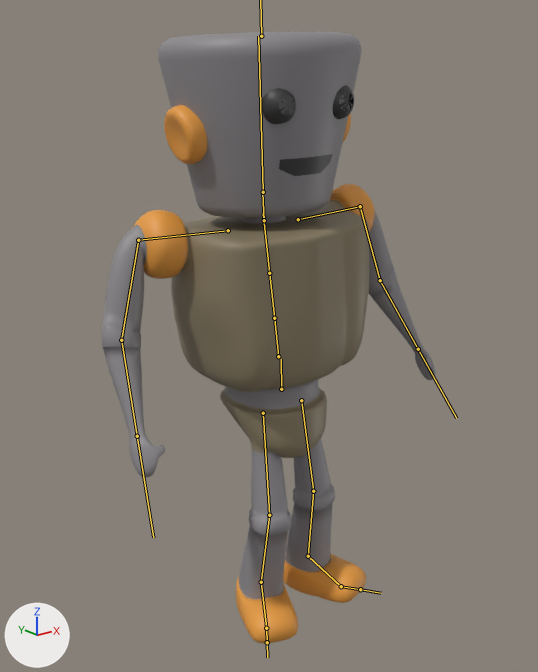
One commit to the FBX model Assets/Animations/hoppa idle.fbx: the scene before it, then after it.
One viewpoint serves both versions: a camera (50 mm lens) standing at (-1.418, -1.642, 1.578) and looking at (-0.057, 0.059, 0.897). Lighting does not change. The marker at lower left points along +X, +Y and +Z. Both versions are drawn at frame 213 of the action 'mixamo.com'; the numbers are the values there. The bones that bend it are drawn over the model as lines.
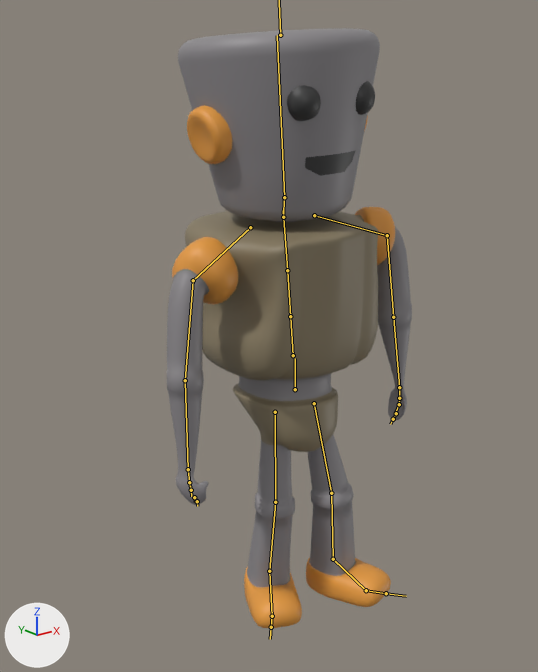
Pixel boxes (x1, y1, x2, y2) of what changed, in the pictures (538 x 672 px):
'Cube', posed (26% narrower): before (102, 32, 436, 644); after (166, 28, 412, 628)
bone 'mixamorig:Hips', root to tip: before (281, 389) to (281, 359); after (295, 389) to (295, 358)
bone 'mixamorig:Spine', root to tip: before (278, 356) to (274, 318); after (293, 355) to (290, 316)
bone 'mixamorig:Spine1', root to tip: before (274, 318) to (269, 273); after (290, 316) to (287, 270)
bone 'mixamorig:Spine2', root to tip: before (269, 273) to (263, 213); after (287, 270) to (283, 210)
bone 'mixamorig:Neck', root to tip: before (264, 220) to (262, 192); after (283, 217) to (284, 197)
bone 'mixamorig:Head', root to tip: before (263, 192) to (258, 36); after (284, 197) to (277, 35)
bone 'mixamorig:LeftShoulder', root to tip: before (298, 219) to (360, 206); after (314, 215) to (387, 235)
bone 'mixamorig:LeftArm', root to tip: before (360, 206) to (380, 280); after (387, 235) to (393, 317)
bone 'mixamorig:LeftForeArm', root to tip: before (380, 280) to (418, 349); after (393, 317) to (399, 387)
bone 'mixamorig:LeftHand', root to tip: before (418, 349) to (456, 418); after (399, 387) to (399, 398)
bone 'mixamorig:RightShoulder', root to tip: before (228, 230) to (138, 240); after (250, 227) to (193, 280)
bone 'mixamorig:RightArm', root to tip: before (138, 240) to (121, 340); after (193, 280) to (185, 380)
bone 'mixamorig:RightForeArm', root to tip: before (121, 340) to (137, 436); after (185, 380) to (188, 469)
bone 'mixamorig:RightHand', root to tip: before (137, 436) to (153, 537); after (188, 469) to (189, 482)
bone 'mixamorig:LeftUpLeg', root to tip: before (301, 400) to (313, 491); after (314, 403) to (331, 493)
bone 'mixamorig:LeftLeg', root to tip: before (313, 491) to (308, 556); after (331, 493) to (333, 559)
bone 'mixamorig:LeftFoot', root to tip: before (308, 556) to (341, 586); after (333, 559) to (366, 590)
bone 'mixamorig:RightUpLeg', root to tip: before (263, 413) to (269, 515); after (275, 412) to (275, 502)
bone 'mixamorig:RightLeg', root to tip: before (269, 515) to (261, 582); after (275, 502) to (269, 571)
bone 'mixamorig:RightFoot', root to tip: before (261, 582) to (266, 628); after (269, 571) to (272, 616)
bone 'mixamorig:RightToeBase', root to tip: before (266, 628) to (267, 642); after (272, 616) to (271, 627)

The change, as a list of edits to the scene's bpy script:
```text
Change bone_mixamorig_hips:
    where bone_mixamorig_hips = bpy.data.objects['Armature'].pose.bones['mixamorig:Hips']
    bone_mixamorig_hips.location: (-5.0, 94.0, -3.1) -> (-0.1, 94.4, -3.0)
    bone_mixamorig_hips.rotation_quaternion: (1.0, -0.01, -0.013, 0.011) -> (0.998, -0.033, -0.047, -0.026)  # degrees (-1, -2, 1) -> degrees (-4, -6, -3)
Change bone_mixamorig_spine:
    where bone_mixamorig_spine = bpy.data.objects['Armature'].pose.bones['mixamorig:Spine']  # child of 'mixamorig:Hips'
    bone_mixamorig_spine.rotation_quaternion: (1.0, 0.003, -0.003, 0.003) -> (0.999, 0.034, 0.012, 0.024)  # degrees (0, 0, 0) -> degrees (4, 1, 3)
Change bone_mixamorig_spine1:
    where bone_mixamorig_spine1 = bpy.data.objects['Armature'].pose.bones['mixamorig:Spine1']  # child of 'mixamorig:Spine'
    bone_mixamorig_spine1.rotation_quaternion: (1.0, 0.001, -0.023, 0.004) -> (1.0, 0.011, 0.002, 0.015)  # degrees (0, -3, 0) -> degrees (1, 0, 2)
Change bone_mixamorig_spine2:
    where bone_mixamorig_spine2 = bpy.data.objects['Armature'].pose.bones['mixamorig:Spine2']  # child of 'mixamorig:Spine1'
    bone_mixamorig_spine2.rotation_quaternion: (1.0, 0.001, -0.023, 0.004) -> (1.0, 0.011, 0.002, 0.015)  # degrees (0, -3, 0) -> degrees (1, 0, 2)
Change bone_mixamorig_neck:
    where bone_mixamorig_neck = bpy.data.objects['Armature'].pose.bones['mixamorig:Neck']  # child of 'mixamorig:Spine2'
    bone_mixamorig_neck.rotation_quaternion: (0.999, -0.032, 0.02, -0.022) -> (0.999, 0.05, -0.002, 0.005)  # degrees (-4, 2, -3) -> degrees (6, 0, 1)
Change bone_mixamorig_head:
    where bone_mixamorig_head = bpy.data.objects['Armature'].pose.bones['mixamorig:Head']  # child of 'mixamorig:Neck'
    bone_mixamorig_head.rotation_quaternion: (0.999, 0.047, 0.002, 0.018) -> (0.997, -0.073, 0.01, 0.0)  # degrees (5, 0, 2) -> degrees (-8, 1, 0)
Change bone_mixamorig_leftshoulder:
    where bone_mixamorig_leftshoulder = bpy.data.objects['Armature'].pose.bones['mixamorig:LeftShoulder']  # child of 'mixamorig:Spine2'
    bone_mixamorig_leftshoulder.rotation_quaternion: (0.996, -0.065, -0.013, -0.062) -> (0.982, 0.126, 0.043, 0.135)  # degrees (-7, -2, -7) -> degrees (15, 3, 16)
Change bone_mixamorig_leftarm:
    where bone_mixamorig_leftarm = bpy.data.objects['Armature'].pose.bones['mixamorig:LeftArm']  # child of 'mixamorig:LeftShoulder'
    bone_mixamorig_leftarm.rotation_quaternion: (0.767, 0.631, 0.111, 0.03) -> (0.804, 0.577, 0.126, 0.06)  # degrees (80, 8, 11) -> degrees (72, 8, 14)
Change bone_mixamorig_leftforearm:
    where bone_mixamorig_leftforearm = bpy.data.objects['Armature'].pose.bones['mixamorig:LeftForeArm']  # child of 'mixamorig:LeftArm'
    bone_mixamorig_leftforearm.rotation_quaternion: (0.967, 0.07, -0.012, 0.243) -> (0.999, 0.046, -0.001, 0.007)  # degrees (7, -3, 28) -> degrees (5, 0, 1)
Change bone_mixamorig_lefthand:
    where bone_mixamorig_lefthand = bpy.data.objects['Armature'].pose.bones['mixamorig:LeftHand']  # child of 'mixamorig:LeftForeArm'
    bone_mixamorig_lefthand.rotation_quaternion: (1.0, 0.0, 0.0, 0.0) -> (0.944, -0.155, -0.289, 0.027)  # degrees (0, 0, 0) -> degrees (-21, -32, 10)
Change bone_mixamorig_rightshoulder:
    where bone_mixamorig_rightshoulder = bpy.data.objects['Armature'].pose.bones['mixamorig:RightShoulder']  # child of 'mixamorig:Spine2'
    bone_mixamorig_rightshoulder.rotation_quaternion: (0.997, -0.073, 0.005, 0.028) -> (0.981, 0.147, -0.04, -0.116)  # degrees (-8, 1, 3) -> degrees (17, -3, -14)
Change bone_mixamorig_rightarm:
    where bone_mixamorig_rightarm = bpy.data.objects['Armature'].pose.bones['mixamorig:RightArm']  # child of 'mixamorig:RightShoulder'
    bone_mixamorig_rightarm.rotation_quaternion: (0.765, 0.621, -0.121, -0.121) -> (0.827, 0.506, -0.221, -0.111)  # degrees (78, -2, -20) -> degrees (66, -15, -25)
Change bone_mixamorig_rightforearm:
    where bone_mixamorig_rightforearm = bpy.data.objects['Armature'].pose.bones['mixamorig:RightForeArm']  # child of 'mixamorig:RightArm'
    bone_mixamorig_rightforearm.rotation_quaternion: (0.973, 0.07, 0.01, -0.221) -> (0.998, 0.049, 0.003, -0.035)  # degrees (8, 3, -25) -> degrees (6, 0, -4)
Change bone_mixamorig_righthand:
    where bone_mixamorig_righthand = bpy.data.objects['Armature'].pose.bones['mixamorig:RightHand']  # child of 'mixamorig:RightForeArm'
    bone_mixamorig_righthand.rotation_quaternion: (1.0, 0.0, 0.0, 0.0) -> (0.968, -0.034, 0.182, 0.171)  # degrees (0, 0, 0) -> degrees (0, 21, 20)
Change bone_mixamorig_leftupleg:
    where bone_mixamorig_leftupleg = bpy.data.objects['Armature'].pose.bones['mixamorig:LeftUpLeg']  # child of 'mixamorig:Hips'
    bone_mixamorig_leftupleg.rotation_quaternion: (0.997, 0.032, -0.066, 0.033) -> (0.986, 0.063, -0.139, 0.069)  # degrees (3, -8, 4) -> degrees (6, -16, 7)
Change bone_mixamorig_leftleg:
    where bone_mixamorig_leftleg = bpy.data.objects['Armature'].pose.bones['mixamorig:LeftLeg']  # child of 'mixamorig:LeftUpLeg'
    bone_mixamorig_leftleg.rotation_quaternion: (0.989, -0.124, -0.073, 0.019) -> (0.992, -0.121, -0.012, 0.039)  # degrees (-15, -8, 3) -> degrees (-14, -1, 5)
Change bone_mixamorig_leftfoot:
    where bone_mixamorig_leftfoot = bpy.data.objects['Armature'].pose.bones['mixamorig:LeftFoot']  # child of 'mixamorig:LeftLeg'
    bone_mixamorig_leftfoot.rotation_quaternion: (0.996, 0.061, -0.065, -0.03) -> (0.998, 0.009, -0.057, -0.03)  # degrees (7, -7, -4) -> degrees (1, -7, -4)
Change bone_mixamorig_rightupleg:
    where bone_mixamorig_rightupleg = bpy.data.objects['Armature'].pose.bones['mixamorig:RightUpLeg']  # child of 'mixamorig:Hips'
    bone_mixamorig_rightupleg.rotation_quaternion: (0.992, 0.081, 0.099, -0.02) -> (0.995, -0.035, 0.091, 0.035)  # degrees (9, 11, -1) -> degrees (-4, 11, 4)
Change bone_mixamorig_rightleg:
    where bone_mixamorig_rightleg = bpy.data.objects['Armature'].pose.bones['mixamorig:RightLeg']  # child of 'mixamorig:RightUpLeg'
    bone_mixamorig_rightleg.rotation_quaternion: (0.98, -0.193, 0.049, -0.016) -> (0.995, -0.051, 0.084, -0.033)  # degrees (-22, 5, -3) -> degrees (-6, 9, -4)
Change bone_mixamorig_rightfoot:
    where bone_mixamorig_rightfoot = bpy.data.objects['Armature'].pose.bones['mixamorig:RightFoot']  # child of 'mixamorig:RightLeg'
    bone_mixamorig_rightfoot.rotation_quaternion: (0.994, 0.097, 0.046, -0.011) -> (0.998, 0.044, 0.032, 0.006)  # degrees (11, 5, -1) -> degrees (5, 4, 1)
Change bone_mixamorig_righttoebase:
    where bone_mixamorig_righttoebase = bpy.data.objects['Armature'].pose.bones['mixamorig:RightToeBase']  # child of 'mixamorig:RightFoot'
    bone_mixamorig_righttoebase.rotation_quaternion: (1.0, 0.0, 0.0, 0.0) -> (0.998, 0.06, 0.015, 0.009)  # degrees (0, 0, 0) -> degrees (7, 2, 1)
```
